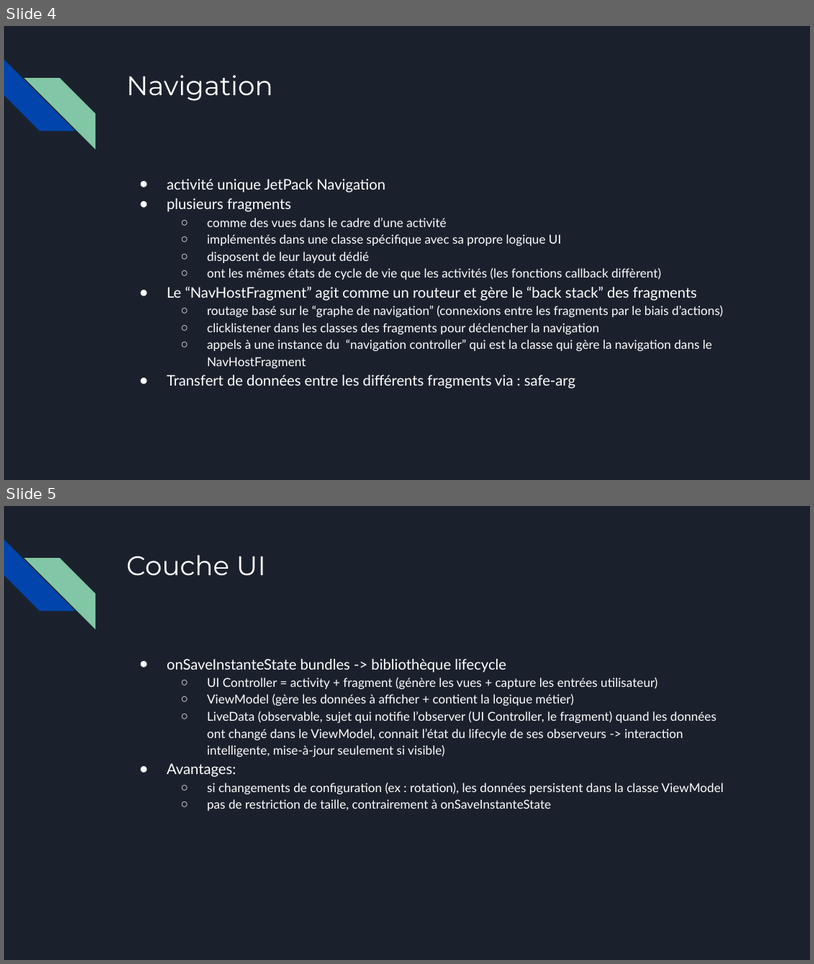
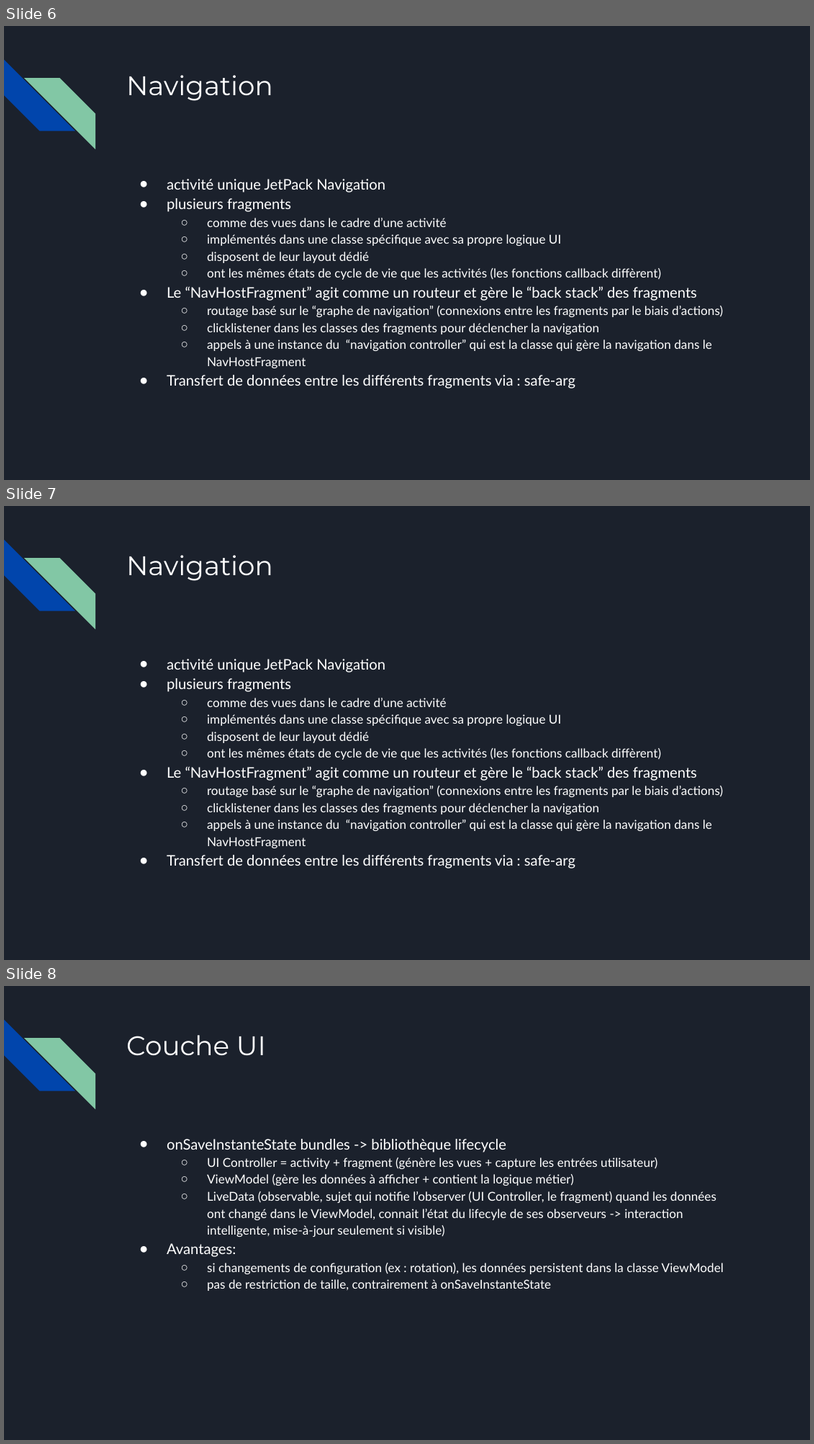
Before and after one commit to mofobo/food-scanner, a slide deck: presentation/food-scanner.pptx. Shown one above the other, each under a label of ours: slides 4 and 5 before the commit, slides 6, 7 and 8 after it. The pictures are 814x964 and 814x1444 pixels, drawn with LibreOffice and Linux fonts; fonts in the diff are those of the drawing. Boxes give left, top, right and bottom in pixels: in the first picture for what was removed or moved away, otherwise in the second. Text is boxed around its words. In the diff, an @@ line names an element or a change of style, - is before the commit and + after.

```diff
--- a/presentation/food-scanner.pptx
+++ b/presentation/food-scanner.pptx
@@ slide 7 added at (x1=4, y1=506, x2=810, y2=960), background #1B212C; not listed: 2 template elements that a slide beside it also shows @@
@@ title added at (x1=126, y1=555, x2=273, y2=581), 24 pt, text #FFFFFF @@
+Navigation
@@ text added at (x1=167, y1=659, x2=723, y2=868), 11 pt, text #FFFFFF @@
+● activité unique JetPack Navigation
+● plusieurs fragments
+  ○ comme des vues dans le cadre d’une activité
+  ○ implémentés dans une classe spécifique avec sa propre logique UI
+  ○ disposent de leur layout dédié
+  ○ ont les mêmes états de cycle de vie que les activités (les fonctions callback diffèrent)
+● Le “NavHostFragment” agit comme un routeur et gère le “back stack” des fragments
+  ○ routage basé sur le “graphe de navigation” (connexions entre les fragments par le biais d’actions)
+  ○ clicklistener dans les classes des fragments pour déclencher la navigation
+  ○ appels à une instance du “navigation controller” qui est la classe qui gère la navigation dans le NavHostFragment
+● Transfert de données entre les différents fragments via : safe-arg
@@ what was slide 4 is now slide 6 @@
@@ what was slide 5 is now slide 8 @@
```
Also in this commit, not shown: 2 other slides added.
